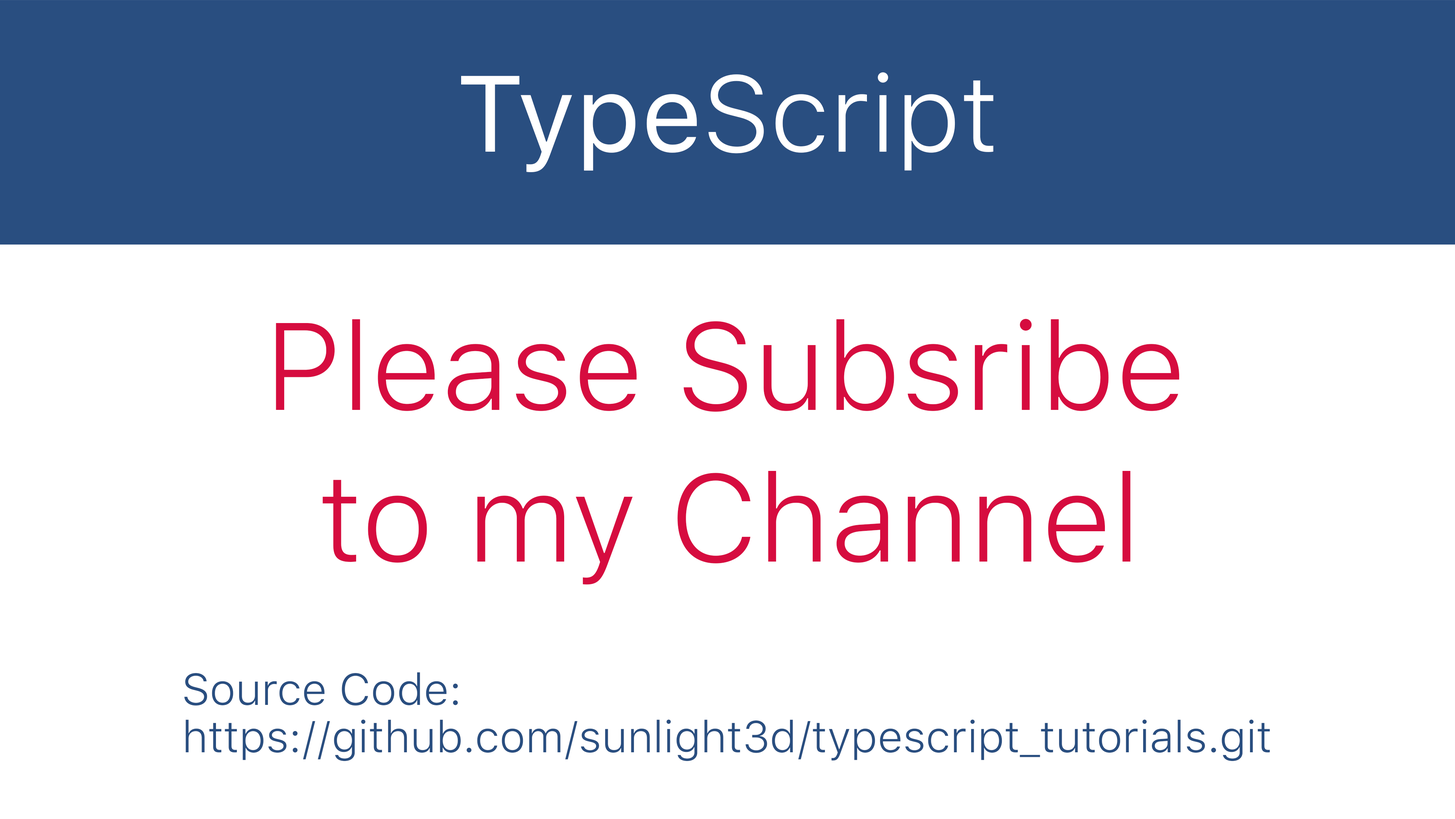
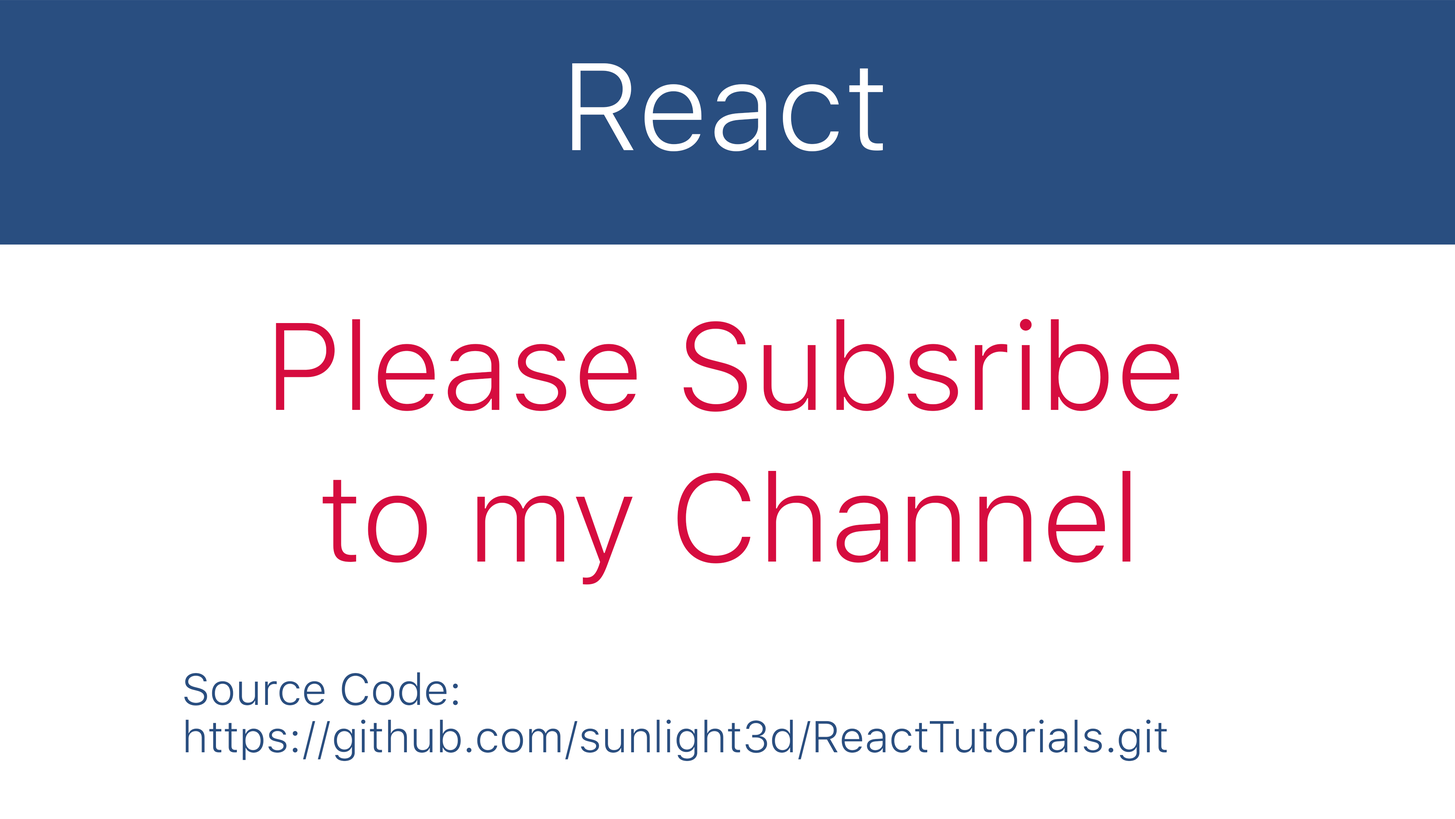
Revision of a layered w=1455, h=819 image; what changed, layer by layer:
painted on "title" over [461, 63, 994, 173]
painted on "code" over [812, 718, 1271, 762]
